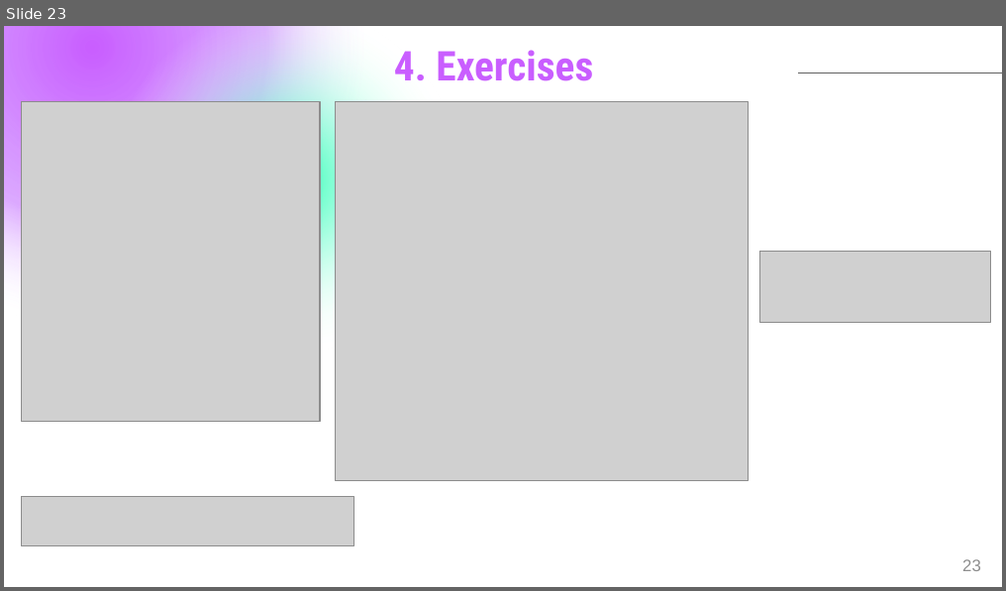
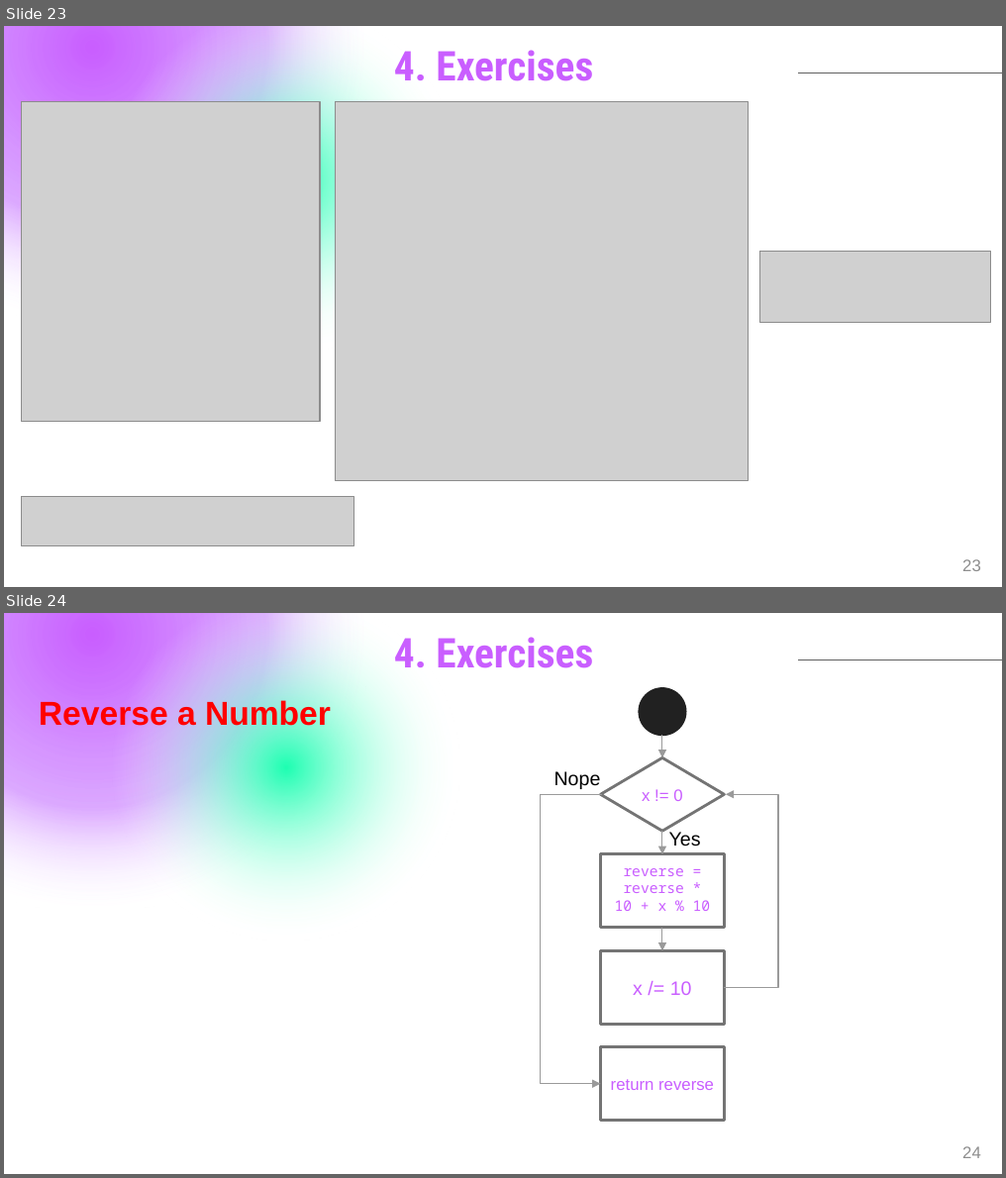
Before and after one commit to neko941/VGU-CA, a slide deck: CSE2021 - Programming 1/2022-09-25/2022-09-25.pptx. Shown one above the other, each under a label of ours: slide 23 before the commit, slides 23 and 24 after it. The pictures are 1006x591 and 1006x1178 pixels, drawn with LibreOffice and Linux fonts; fonts in the diff are those of the drawing; grey boxes stand for pictures. Boxes give left, top, right and bottom in pixels: in the first picture for what was removed or moved away, otherwise in the second. Text is boxed around its words. In the diff, an @@ line names an element or a change of style, - is before the commit and + after.

```diff
--- a/CSE2021 - Programming 1/2022-09-25/2022-09-25.pptx
+++ b/CSE2021 - Programming 1/2022-09-25/2022-09-25.pptx
@@ slide 24 added at bbox=[4, 613, 1002, 1174], background #FFFFFF; not listed: 2 template elements that a slide beside it also shows @@
@@ text added at bbox=[394, 637, 593, 668], 29.6 pt, text #C95EFF, bold @@
+4. Exercises
@@ line added from (798, 660) to (1002, 660), #5F5F5F 0.75 pt @@
@@ text added at bbox=[39, 700, 331, 732], 24 pt, text #FF0000, bold @@
+Reverse a Number
@@ ellipse added at bbox=[640, 689, 685, 735], fill #212121, outline #212121 2 pt @@
@@ diamond added at bbox=[601, 758, 725, 831], fill #FFFFFF, outline #757575 2 pt, 12 pt, text #C95EFF @@
+x != 0
@@ arrow added from (662, 735) to (662, 758), #9B9B9B 0.75 pt @@
@@ text added at bbox=[554, 771, 601, 789], 14 pt, text #000000 @@
+Nope
@@ elbow arrow added from (602, 794) to (601, 1084), #9B9B9B 0.75 pt @@
@@ elbow arrow added from (725, 987) to (726, 794), #9B9B9B 0.75 pt @@
@@ arrow added from (662, 832) to (662, 855), #9B9B9B 0.75 pt @@
@@ text added at bbox=[669, 832, 701, 847], 14 pt, text #000000 @@
+Yes
@@ rectangle added at bbox=[601, 855, 725, 928], fill #FFFFFF, outline #757575 2 pt, 10.5 pt, text #C95EFF @@
+reverse = reverse * 10 + x % 10
@@ arrow added from (662, 928) to (662, 952), #9B9B9B 0.75 pt @@
@@ rectangle added at bbox=[601, 952, 725, 1024], fill #FFFFFF, outline #757575 2 pt, 14 pt, text #C95EFF @@
+x /= 10
@@ rectangle added at bbox=[601, 1047, 725, 1120], fill #FFFFFF, outline #757575 2 pt, 12 pt, text #C95EFF @@
+return reverse
@@ page number added at bbox=[962, 1147, 981, 1158], 12 pt, text #8D8D8D @@
+24
```
Also in this commit, not shown: 3 other slides added, 7 other files.
